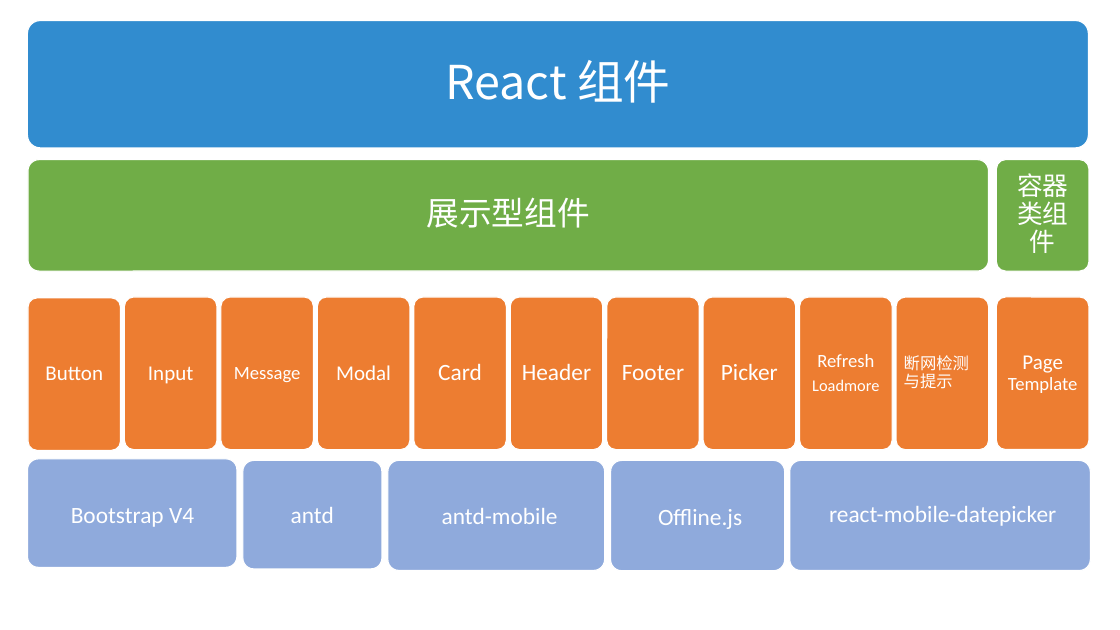
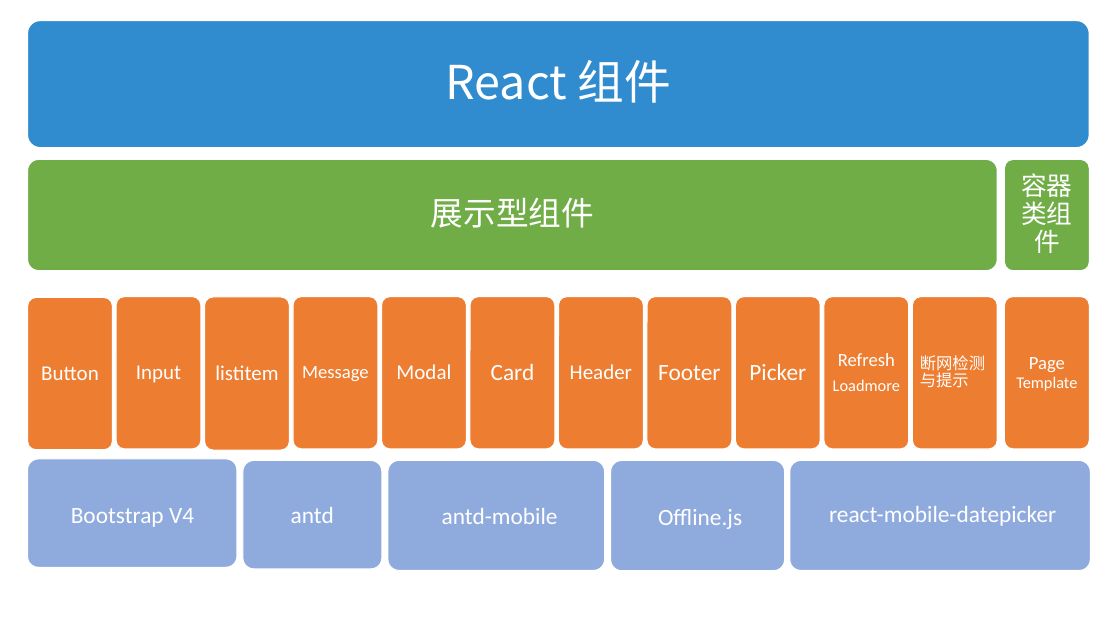
Before and after one commit to xuyl0104/React-Framework, a slide deck: slide 2 of React Component.pptx. Drawn at 1120x630 pixels with LibreOffice and Linux fonts; fonts in the diff are those of the drawing. Boxes give left, top, right and bottom in pixels: in the first picture for what was removed or moved away, otherwise in the second. Text is boxed around its words. In the diff, an @@ line names an element or a change of style, - is before the commit and + after.

Commit message:
listview, input, fetch

```diff
--- a/React Component.pptx
+++ b/React Component.pptx
@@ rounded rectangle: place and size @@
-rounded rectangle at [28,160,989,271]
+rounded rectangle at [28,160,997,271]
@@ text "展示型组件": place and size @@
-text "展示型组件" at [427,197,590,228]
+text "展示型组件" at [431,197,594,228]
@@ rounded rectangle: place and size @@
-rounded rectangle at [996,160,1089,271]
+rounded rectangle at [1005,160,1090,271]
@@ text "容器类组件": place and size @@
-text "容器类组件" at [1017,173,1068,253]
+text "容器类组件" at [1021,173,1072,253]
@@ rounded rectangle: place and size @@
-rounded rectangle at [28,298,120,451]
+rounded rectangle at [28,297,113,450]
@@ rounded rectangle: place and size @@
-rounded rectangle at [124,297,217,450]
+rounded rectangle at [116,297,201,449]
@@ text "Input": place and size @@
-text "Input" at [148,366,193,384]
+text "Input" at [136,365,181,383]
@@ rounded rectangle: place and size @@
-rounded rectangle at [221,297,313,450]
+rounded rectangle at [204,297,289,450]
@@ rounded rectangle: place and size @@
-rounded rectangle at [318,297,410,450]
+rounded rectangle at [293,297,378,449]
@@ text "Message": place and size @@
-text "Message" at [234,367,300,382]
+text "Message" at [302,366,368,381]
@@ rounded rectangle: place and size @@
-rounded rectangle at [414,297,507,450]
+rounded rectangle at [381,297,466,449]
@@ text "Modal": place and size @@
-text "Modal" at [336,365,391,380]
+text "Modal" at [396,364,451,379]
@@ rounded rectangle: place and size @@
-rounded rectangle at [510,297,602,450]
+rounded rectangle at [471,297,555,449]
@@ text "Card": place and size @@
-text "Card" at [438,363,482,380]
+text "Card" at [491,363,535,380]
@@ rounded rectangle added at [559,297,644,449], fill #ED7D31, outline #FFFFFF 1 pt @@
@@ text "Header": place and size @@
-text "Header" at [522,363,591,380]
+text "Header" at [570,364,632,379]
@@ text "Header" at [570,364,632,379]: size 20 to 18 pt @@
@@ rounded rectangle: place and size @@
-rounded rectangle at [607,297,699,450]
+rounded rectangle at [647,297,732,449]
@@ text "Footer": place and size @@
-text "Footer" at [622,365,684,380]
+text "Footer" at [658,365,720,380]
@@ rounded rectangle: place and size @@
-rounded rectangle at [703,297,796,450]
+rounded rectangle at [736,297,821,449]
@@ text "Picker": place and size @@
-text "Picker" at [721,363,778,380]
+text "Picker" at [749,363,806,380]
@@ rounded rectangle: place and size @@
-rounded rectangle at [800,297,892,450]
+rounded rectangle at [824,297,909,449]
@@ text "Refresh": place and size @@
-text "Refresh" at [812,354,879,391]
+text "Refresh" at [833,353,900,391]
@@ rounded rectangle: place and size @@
-rounded rectangle at [897,297,989,450]
+rounded rectangle at [912,297,997,449]
@@ text "断网检测与提示": place and size @@
-text "断网检测与提示" at [904,355,969,389]
+text "断网检测与提示" at [920,355,985,388]
@@ rounded rectangle: place and size @@
-rounded rectangle at [996,297,1089,450]
+rounded rectangle at [1005,297,1090,449]
@@ text "Page Template": place and size @@
-text "Page Template" at [1008,355,1078,393]
+text "Page Template" at [1016,357,1077,391]
@@ text "Page Template" at [1016,357,1077,391]: size 18 to 16 pt in "Page"; size 16 to 14 pt in "Template" @@
@@ text "Button": place and size @@
-text "Button" at [45,366,103,380]
+text "Button" at [41,366,99,380]
@@ text added at [215,365,278,380], 18 pt, text #FFFFFF @@
+listitem
```
Also in this commit, not shown: 16 other files.
